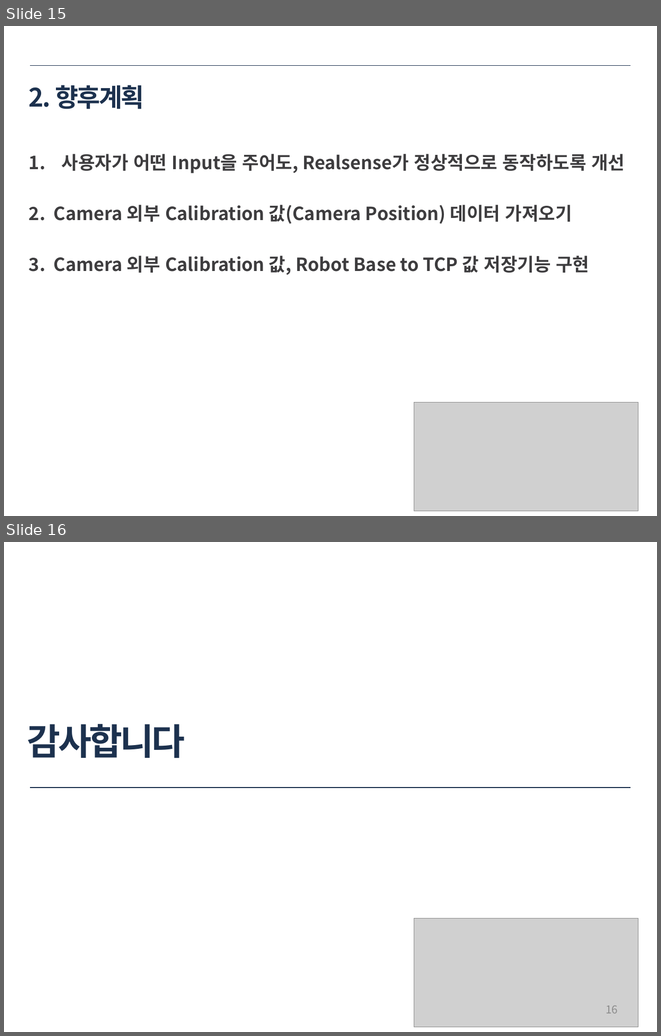
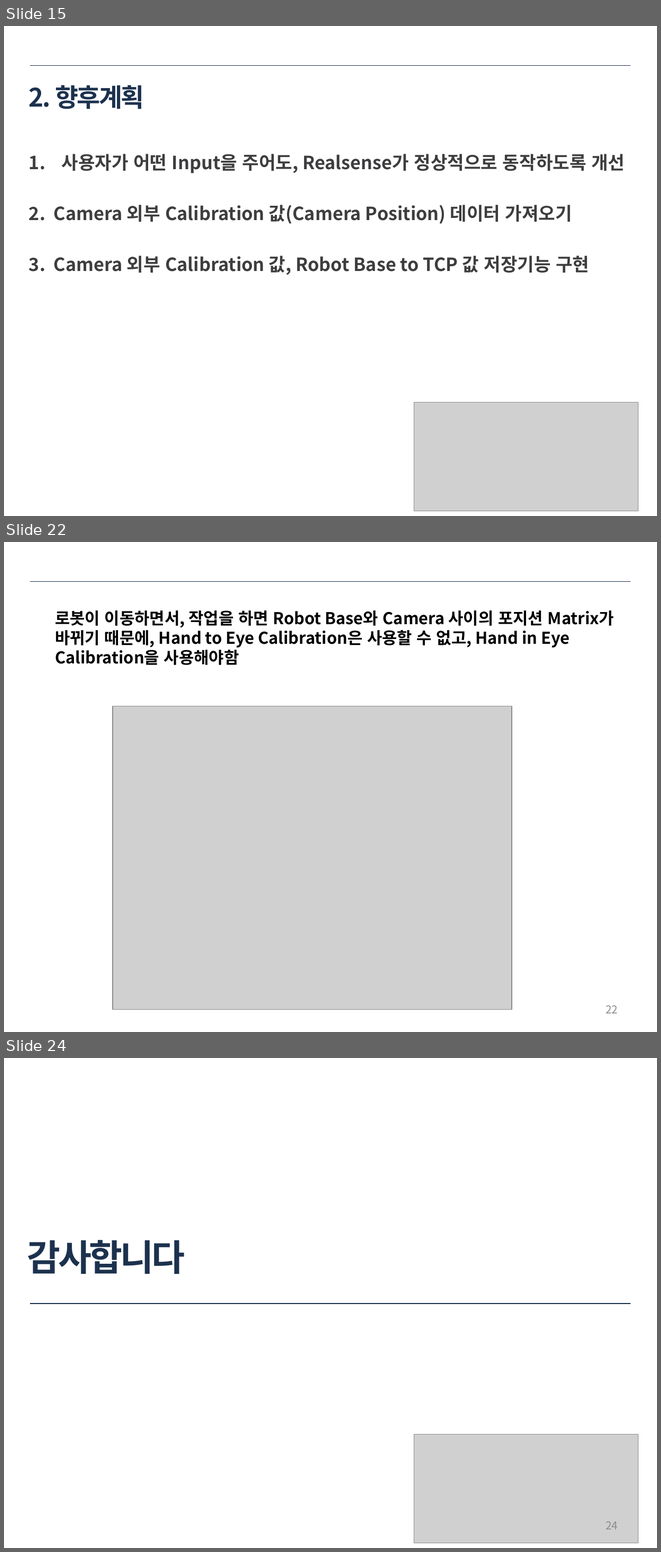
Before and after one commit to ssh6189/2021.06.24, a slide deck: 2021년 6월 24일 용접자동화로봇.pptx. Shown one above the other, each under a label of ours: slides 15 and 16 before the commit, slides 15, 22 and 24 after it; the slides between them are not shown. The pictures are 661x1036 and 661x1552 pixels, drawn with LibreOffice and Linux fonts; fonts in the diff are those of the drawing; grey boxes stand for pictures. Boxes give left, top, right and bottom in pixels: in the first picture for what was removed or moved away, otherwise in the second. Text is boxed around its words. In the diff, an @@ line names an element or a change of style, - is before the commit and + after.

```diff
--- a/2021년 6월 24일 용접자동화로봇.pptx
+++ b/2021년 6월 24일 용접자동화로봇.pptx
@@ slide 22 added at (4, 542, 657, 1032), background #FFFFFF @@
@@ line added from (30, 581) to (630, 581), #1C314E 0.25 pt @@
@@ text added at (55, 610, 614, 665), 18 pt, text #000000, bold @@
+로봇이 이동하면서, 작업을 하면 Robot Base와 Camera 사이의 포지션 Matrix가 바뀌기 때문에, Hand to Eye Calibration은 사용할 수 없고, Hand in Eye Calibration을 사용해야함
@@ picture added at (113, 706, 511, 1009) @@
@@ page number added at (606, 1005, 618, 1013), 12 pt, text #8C8C8C @@
+22
@@ what was slide 16 is now slide 24 @@
@@ page number at (606, 1521, 618, 1529): text changed @@
-16
+24
```
Also in this commit, not shown: 7 other slides added.
